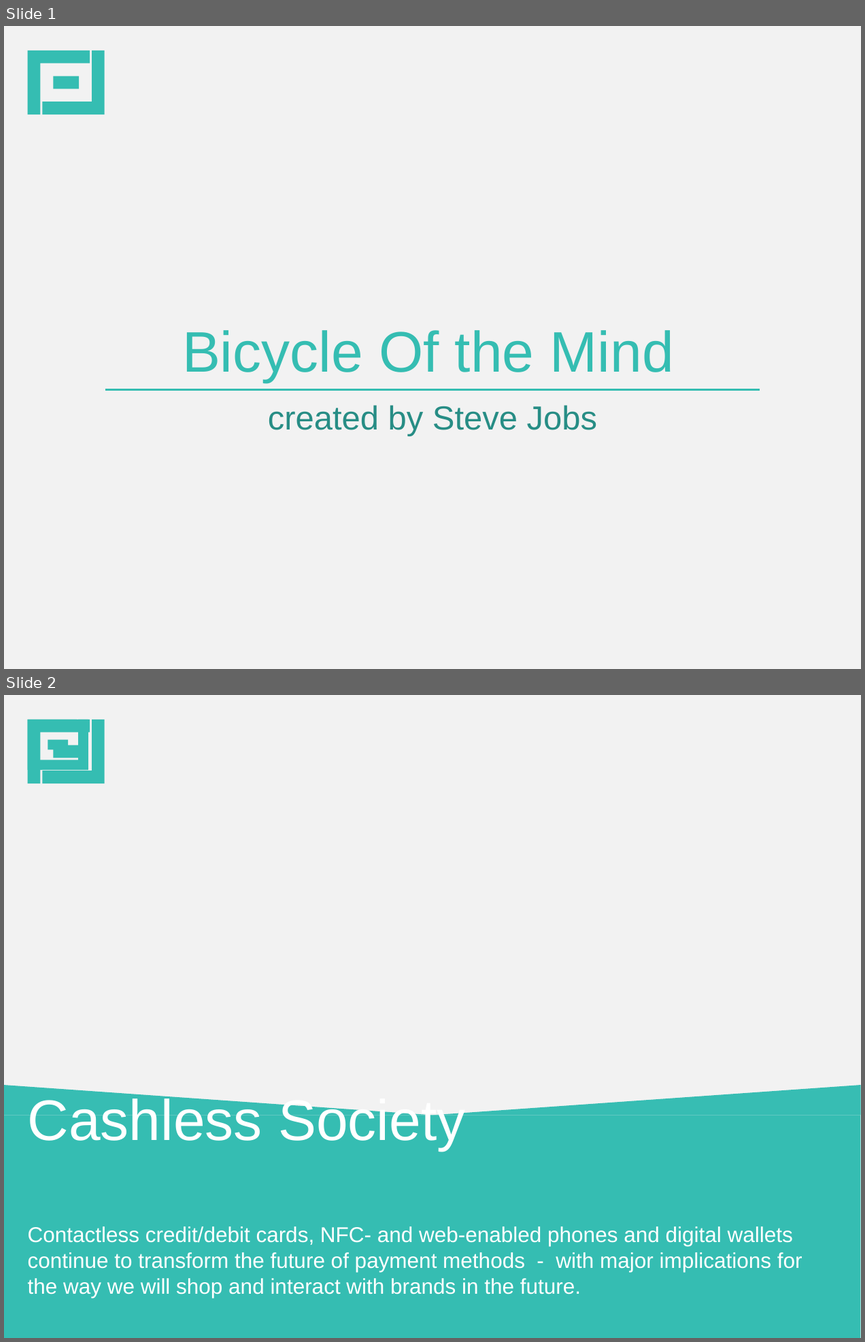
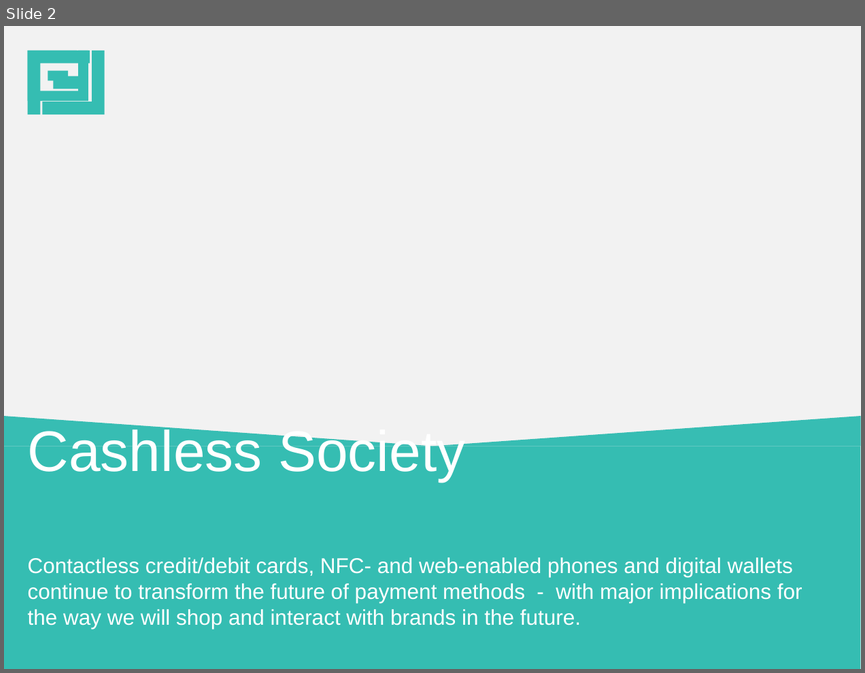
Before and after one commit to stylefoundry/powerpoint, a slide deck: samples/pptx/sample.pptx. Shown one above the other, each under a label of ours: slides 1 and 2 before the commit, slide 2 after it. The pictures are 865x1342 and 865x673 pixels, drawn with LibreOffice and Linux fonts; fonts in the diff are those of the drawing; background and template pictures are left out; a plain dark background stands for a picture behind light text. Boxes give left, top, right and bottom in pixels: in the first picture for what was removed or moved away, otherwise in the second. Text is boxed around its words. In the diff, an @@ line names an element or a change of style, - is before the commit and + after.

```diff
--- a/samples/pptx/sample.pptx
+++ b/samples/pptx/sample.pptx
@@ slide 1 removed at [4, 26, 861, 669], background #FFFFFF; not listed: 4 template elements that a slide beside it also shows @@
@@ title removed at [182, 330, 674, 382] @@
-Bicycle Of the Mind
@@ line removed from (105, 389) to (759, 389) @@
@@ subtitle removed at [268, 405, 597, 436] @@
-created by Steve Jobs
```
Also in this commit, not shown: 1 slide changed, 3 slides added, 9 other slides removed, 10 other files.
